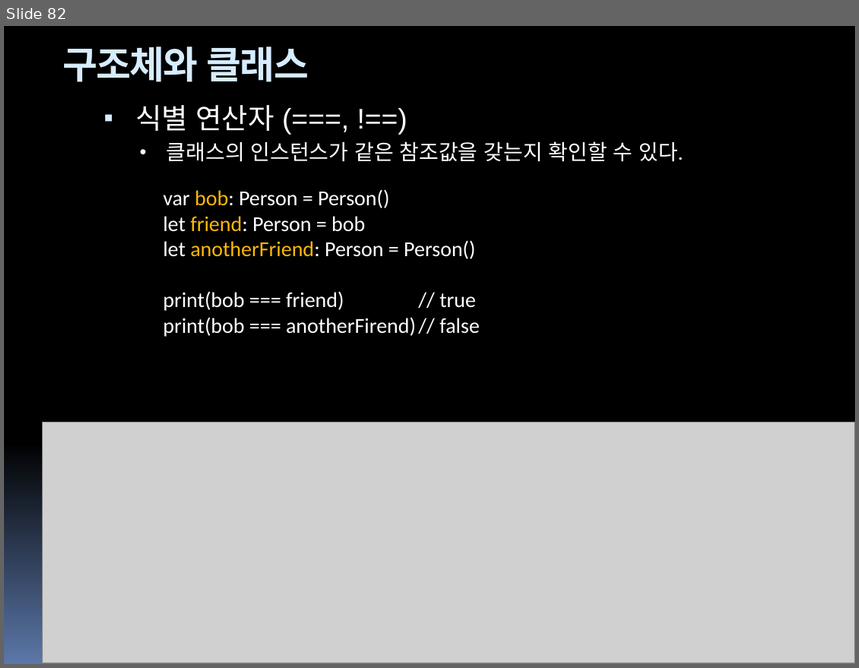
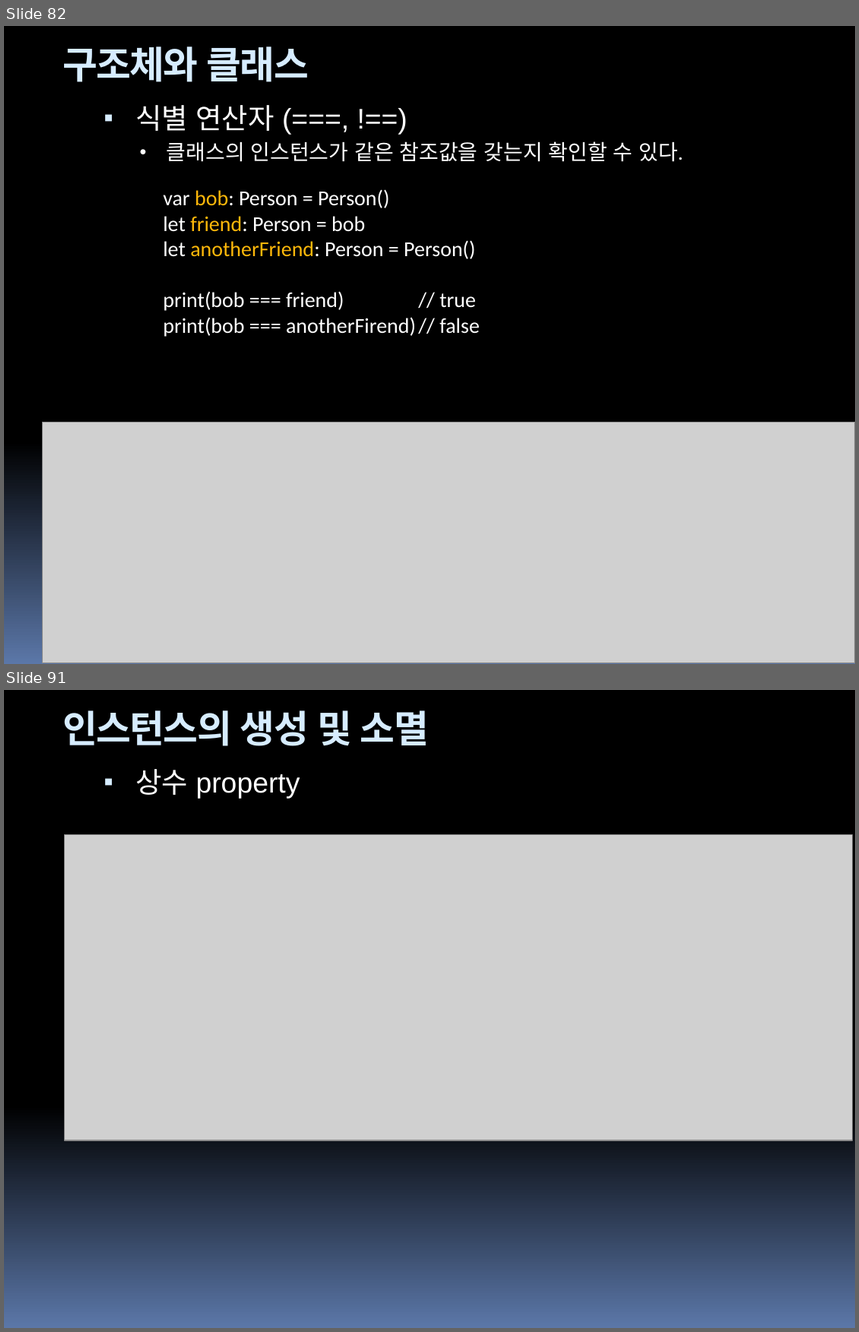
Before and after one commit to hounga13/helloSwift, a slide deck: Swift세미나자료.pptx. Shown one above the other, each under a label of ours: slide 82 before the commit, slides 82 and 91 after it; the slides between them are not shown. The pictures are 859x668 and 859x1332 pixels, drawn with LibreOffice and Linux fonts; fonts in the diff are those of the drawing; grey boxes stand for pictures. Boxes give left, top, right and bottom in pixels: in the first picture for what was removed or moved away, otherwise in the second. Text is boxed around its words. In the diff, an @@ line names an element or a change of style, - is before the commit and + after.

```diff
--- a/Swift세미나자료.pptx
+++ b/Swift세미나자료.pptx
@@ slide 91 added at bbox=[4, 690, 855, 1328], background gradient #000000 to #5B77A8; not listed: 4 template elements that a slide beside it also shows @@
@@ title added at bbox=[63, 711, 429, 746], 32 pt, text #D6ECFF, bold @@
+인스턴스의 생성 및 소멸
@@ text added at bbox=[135, 769, 300, 799], 24 pt, text #FFFFFF @@
+▪ 상수 property
@@ picture added at bbox=[65, 834, 853, 1140] @@
```
Also in this commit, not shown: 17 other slides added, 2 other files.
